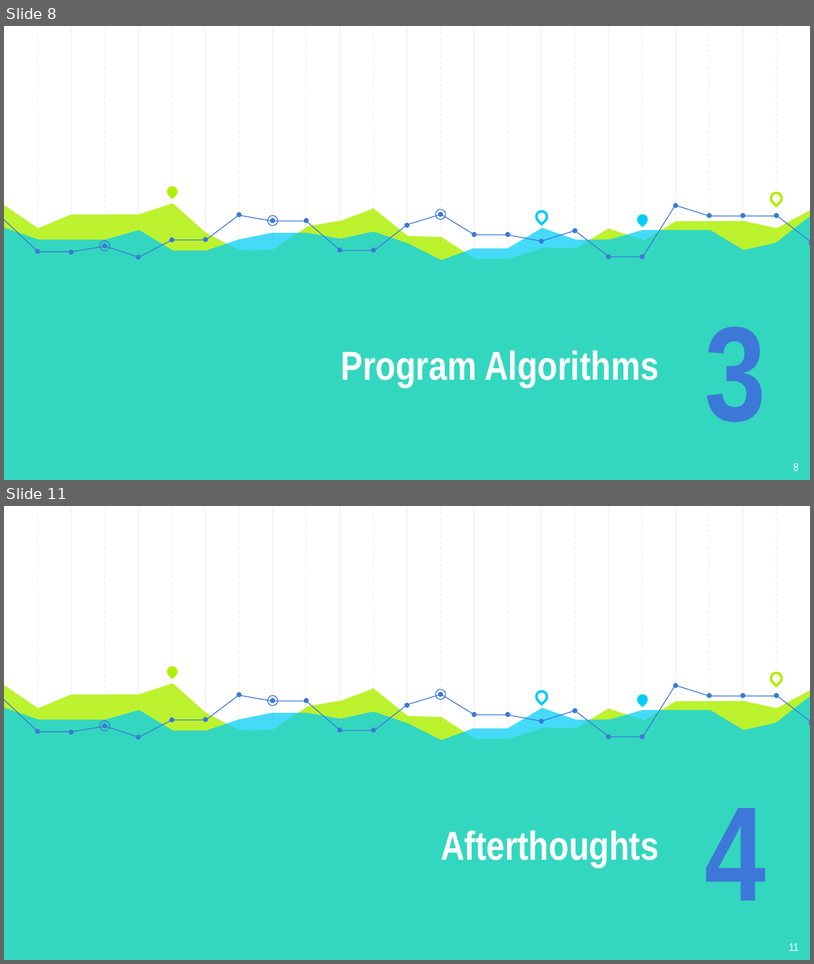
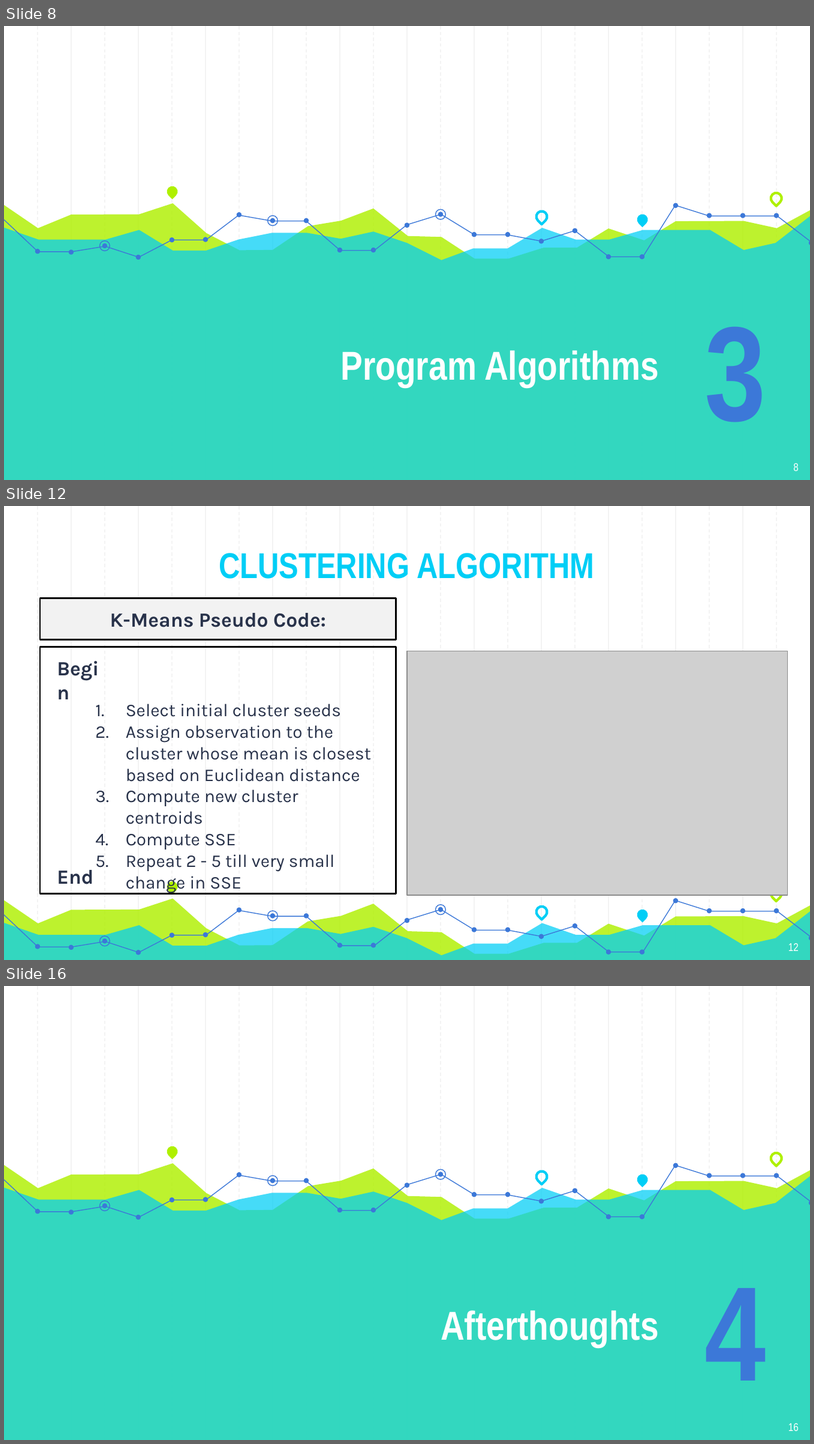
Before and after one commit to Andyayk/app, a slide deck: Graph Based Search.pptx. Shown one above the other, each under a label of ours: slides 8 and 11 before the commit, slides 8, 12 and 16 after it; the slides between them are not shown. The pictures are 814x964 and 814x1444 pixels, drawn with LibreOffice and Linux fonts; fonts in the diff are those of the drawing; grey boxes stand for pictures. Boxes give left, top, right and bottom in pixels: in the first picture for what was removed or moved away, otherwise in the second. Text is boxed around its words. In the diff, an @@ line names an element or a change of style, - is before the commit and + after.

```diff
--- a/Graph Based Search.pptx
+++ b/Graph Based Search.pptx
@@ slide 12 added at (4,506,810,960), background #FFFFFF; not listed: 23 template elements that a slide beside it also shows @@
@@ text added at (219,553,595,579), 32 pt, text #00CEF6, bold @@
+CLUSTERING ALGORITHM
@@ rectangle added at (40,598,397,639), fill #F2F2F2, outline #000000 1.5 pt, 18 pt, text #28324A, bold @@
+K-Means Pseudo Code:
@@ rectangle added at (40,647,397,894), outline #000000 1.5 pt @@
@@ text added at (40,647,117,685), 18 pt, text #28324A, bold @@
+Begin
@@ picture added at (407,651,788,895) @@
@@ text added at (126,703,371,893), 16 pt, text #28324A @@
+1. Select initial cluster seeds
+2. Assign observation to the cluster whose mean is closest based on Euclidean distance
+3. Compute new cluster centroids
+4. Compute SSE
+5. Repeat 2 - 5 till very small change in SSE
@@ text added at (57,870,93,884), 18 pt, text #28324A, bold @@
+End
@@ teardrop added at (165,879,180,894), fill #AFF000 @@
@@ freeform shape added at (4,898,810,960), fill #AFF000 at 82% opacity @@
@@ freeform shape added at (374,900,676,952), outline #3C78D8 0.75 pt @@
@@ freeform shape added at (677,900,810,937), outline #3C78D8 0.75 pt @@
@@ teardrop added at (769,885,783,900), outline #AFF000 2.25 pt @@
@@ freeform shape added at (4,910,810,960), fill #00CEF6 at 73% opacity @@
@@ freeform shape added at (4,910,374,952), outline #3C78D8 0.75 pt @@
@@ ellipse added at (267,911,278,921), outline #3C78D8 0.75 pt @@
@@ ellipse added at (435,904,446,915), outline #3C78D8 0.75 pt @@
@@ teardrop added at (534,904,549,919), outline #00CEF6 2.25 pt @@
@@ teardrop added at (635,907,650,922), fill #00CEF6 @@
@@ ellipse added at (100,936,110,946), outline #3C78D8 0.75 pt @@
@@ group added at (35,898,810,954): 24 ellipses @@
@@ page number added at (789,943,799,951), 10 pt, text #FFFFFF @@
+12
@@ what was slide 11 is now slide 16 @@
@@ page number at (789,1423,799,1431): text changed @@
-11
+16
```
Also in this commit, not shown: 8 slides changed, 5 other slides added, 2 slides removed.
